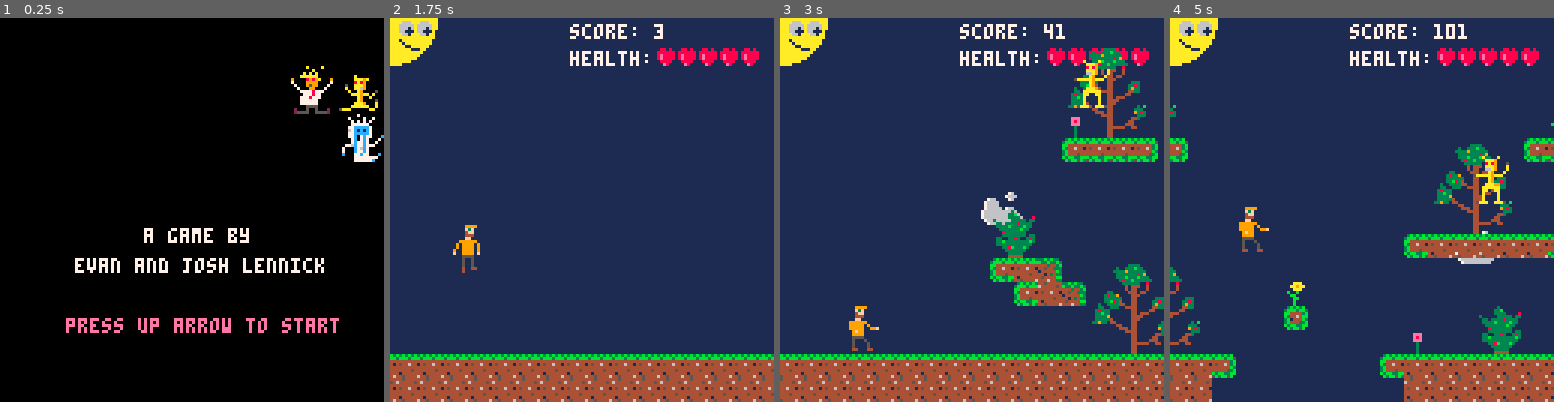
Above: before the commit, frames 1-4 (left to right).
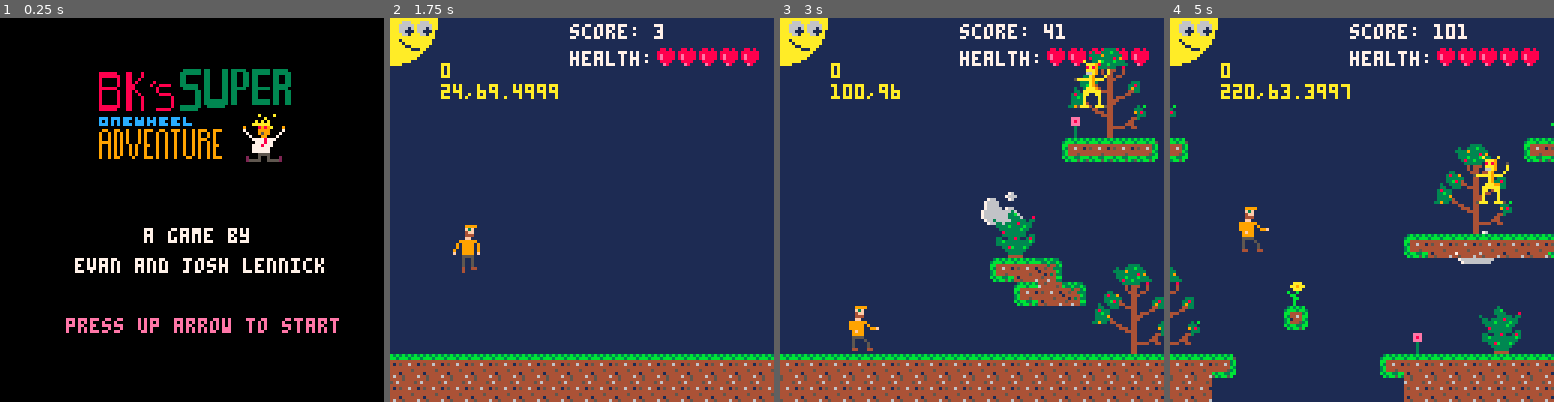
Above: after the commit, the same moments.

Repository: elennick/bksowa
Game: PICO-8 cartridge bksowa.p8
The game is run twice, just before and just after one commit, with the same random seed, the same clock (stepped at 60 frames per second) and the same inputs.
Inputs:
- Up to frame 1 (0.25 s): no input
- Up to frame 2 (1.75 s): tap X (X key) at 0.33, 1.07 s; tap O (Z key) at 0.7, 1.7 s; hold Right from 1.6 s (still down)
- Up to frame 3 (3 s): tap X (X key) at 1.85, 2.97 s; release Right at 2.1 s; tap O (Z key) at 2.1, 2.5, 2.9 s; hold Up 2.15-2.42 s; hold Right from 2.47 s (still down)
- Up to frame 4 (5 s): release Right at 3.03 s; hold Left 3.08-3.58 s; tap O (Z key) every 0.4 s from 3.3 to 4.9 s; hold Down 3.63-3.97 s; hold Right 4.02-4.68 s; tap X (X key) at 4.08 s; hold Up from 4.73 s (still down)

The runs differ from the first frame. In frame 1, 5.6% of the frame differs, in the area x 25-100%, y 12-38%; in frame 2, 0.6%; in frame 3, 0.4%; in frame 4, 0.6%.

Commit message:
updated title screen

Diff:
--- a/bksowa.p8
+++ b/bksowa.p8
@@ -10,7 +10,7 @@
   //99 = game over
 
   tslsc = 0 //time since last screen change
-  debug = false
+  debug = true
   finalscore = 0
   firstlevel = 1
 
@@ -387,7 +387,7 @@
 
 function drawtitlescreen()
 		camera(0,0)
-		spr(192, 0, 16, 64, 64)
+		spr(192, 32, 16, 10, 64)
 	 color(7)
 	 print("a game by", 48, 70)
 	 print("evan and josh lennick", 25, 80)
@@ -706,7 +706,7 @@
 
 __gff__
 0000010101010100000000000000000000000101010101000000000000000000000001010101000000000000000000000000010101010100000000000000000100000000000000000000000000000000000000000000000000000000000000000202000002020000000000000000000002020000020200000000000000000000
-0000000000000000000000000000000000000000000000000000000000000000000000000000000000000000000000000000000000000000000000000000000000000000000000000000000002020202000000000000000000000000020202020000000000000000000000000000000000000000000000000000000000000000
+0000000000000000000000000000000000000000000000000000000000000000000000000000000000000000000000000000000000000000000000000000000000000000000000000000000002020202000000000000000000000000020202020000000000000202000000000000000000000000000002020000000000000000
 __map__
 0000000000000000000000000000000000000000000000000000000000000000000000000000000000000000000000000000000000000000000000000000000000000000000000000000000000000000000000000000000000000000000000000000000000000000000000000000000000000000000000000000000000000000
 000000000000000000000000000000000000000000000708090a0000000000000000000000000000000000000000000000000000000000000000000000000000000000000000000000000000000000000b0c00000000000000000000000000000000000000000000000000000000000000000000000000000000000000000000
Not shown, changed: 30 lines of the sprite sheet (__gfx__) section of bksowa.p8
